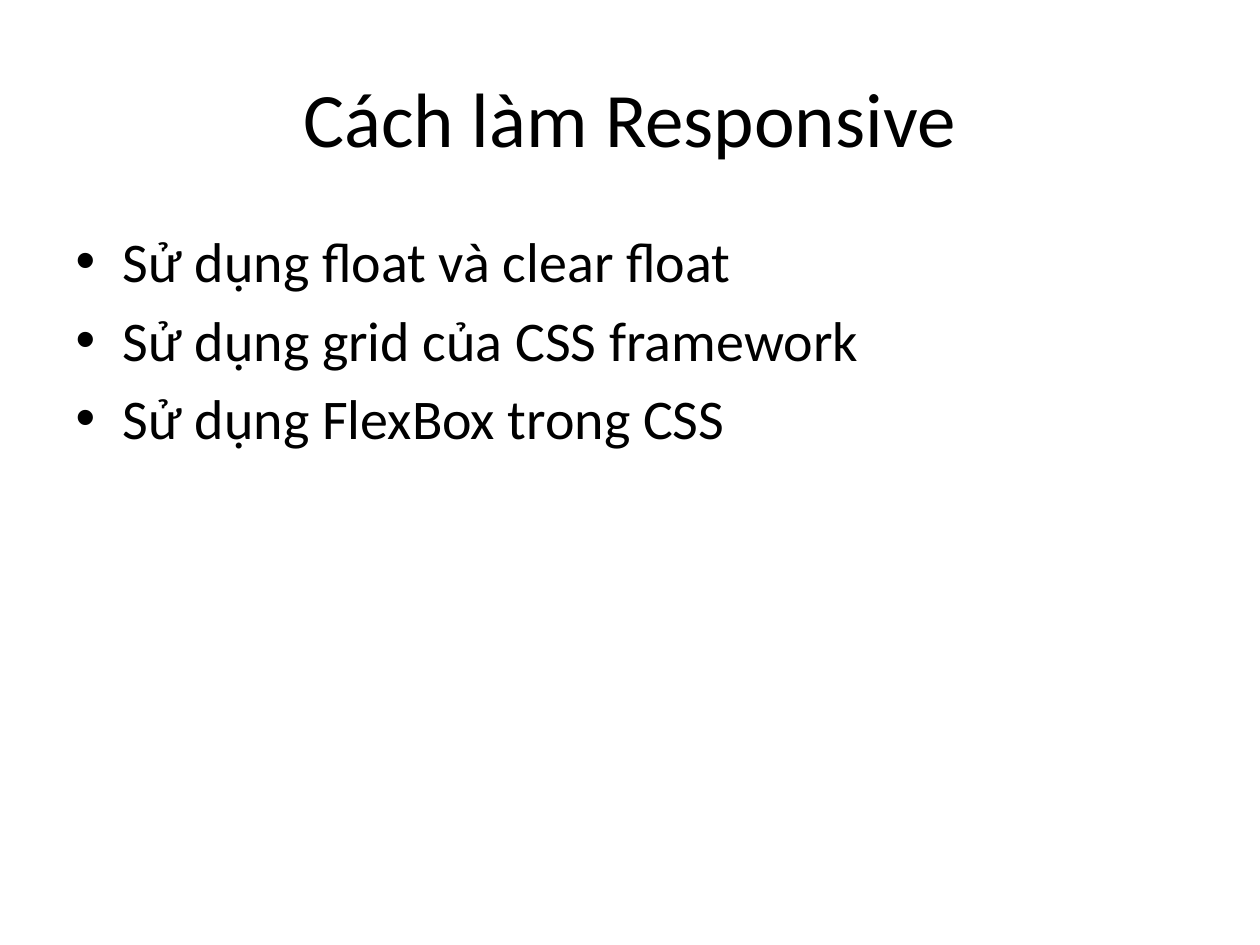
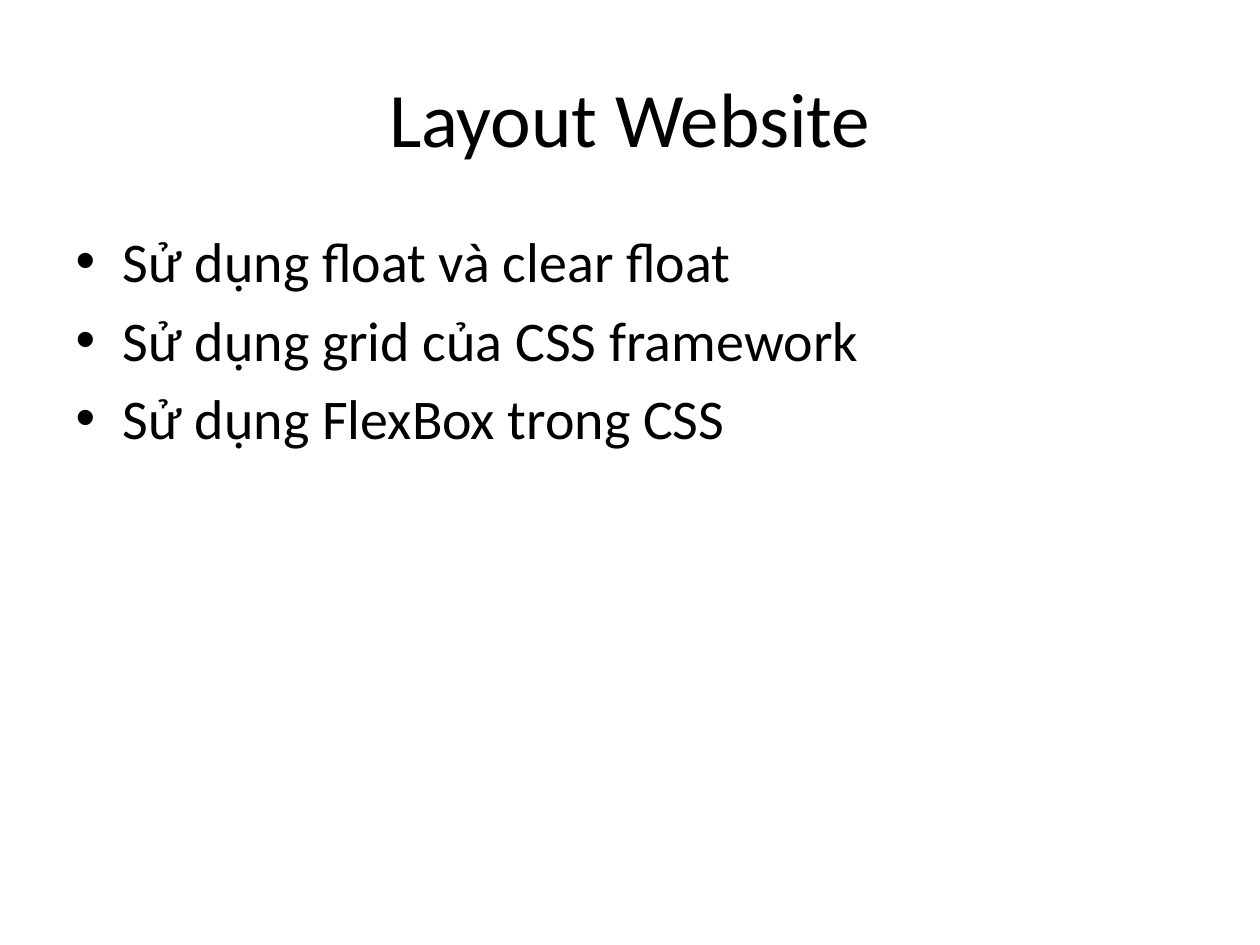
Before and after one commit to phithanh97cs/T3H, a slide deck: slide 4 of Front-end/6-7-8. Thực hành - Layout Website - Responsive/Responsive.pptx. Drawn at 1260x945 pixels with LibreOffice and Linux fonts; fonts in the diff are those of the drawing. Boxes give left, top, right and bottom in pixels: in the first picture for what was removed or moved away, otherwise in the second. Text is boxed around its words. In the diff, an @@ line names an element or a change of style, - is before the commit and + after.

```diff
--- a/Front-end/6-7-8. Thực hành - Layout Website - Responsive/Responsive.pptx
+++ b/Front-end/6-7-8. Thực hành - Layout Website - Responsive/Responsive.pptx
@@ title at [389,93,870,160]: text changed @@
-Cách làm Responsive
+Layout Website
```
Also in this commit, not shown: 3 other slides changed, 1 slide added, 6 other files.
